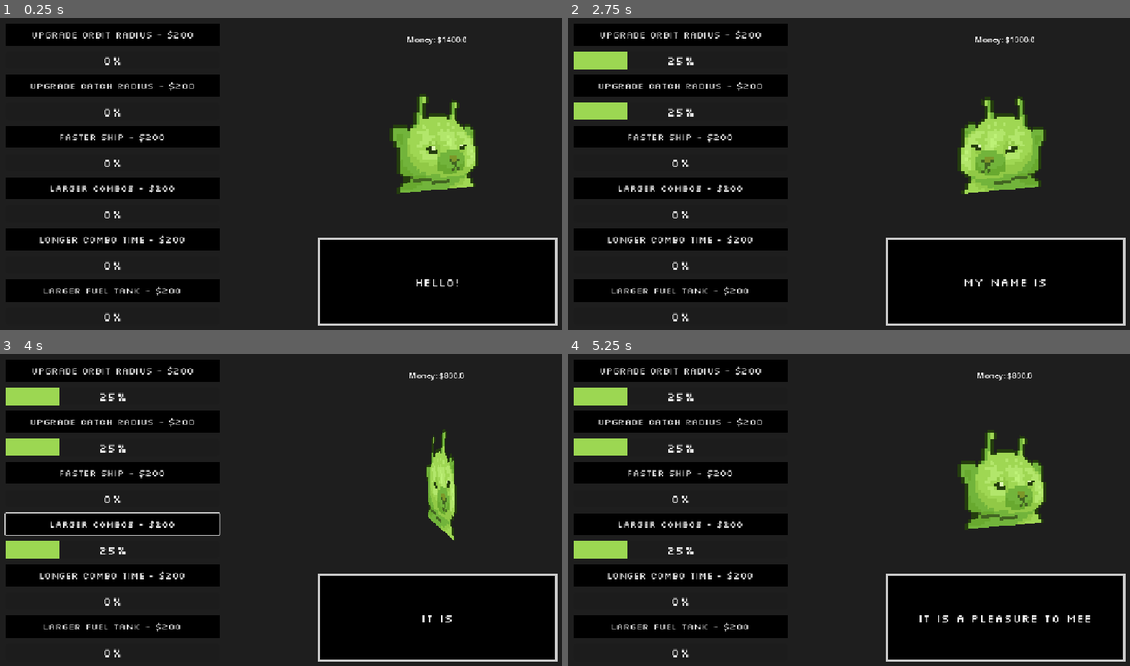
Above: before the commit, frames 1-4 (two rows, left to right).
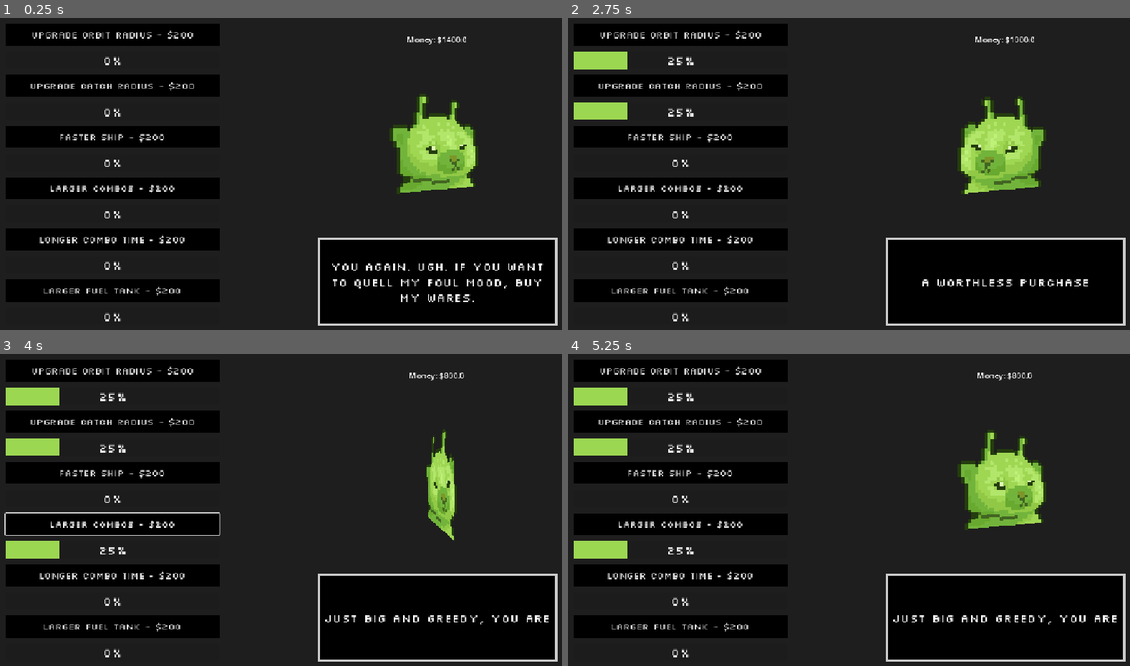
Above: after the commit, the same moments.

Repository: DudeNamedDarcy/CosmicJam2026
Game: Godot game, scene res://market/black_hole_market.tscn
Two runs of this game, one before a commit and one after it. Both use one fixed random seed, a clock stepped at 60 frames per second and the inputs below. This scene is started directly instead of the project's main scene. Sound files missing from this copy of the repository are replaced by a short silence.
Inputs (mouse positions are in pixels of both pictures, inside the frame that each line leads up to):
- Up to frame 1 (0.25 s): no input
- Up to frame 2 (2.75 s): click "Upgrade Orbit Radius - $200" at 0.5 s; click "Upgrade Catch Radius - $200" at 1.25 s; move the mouse to (972, 158) at 2.02 s; hold Right (ComboRight) from 2.03 s (still down); tap G (dialogue_next) at 2.1 s; click (972, 158) at 2.17 s
- Up to frame 3 (4 s): move the mouse to (162, 525) at 2.77 s; release Right (ComboRight) at 2.78 s; hold Down (ComboDown) 2.78-3.53 s; click (162, 525) at 2.85 s; tap G (dialogue_next) at 3.05, 3.6 s; move the mouse to (337, 441) at 3.52 s; hold Right (ComboRight) from 3.53 s (still down)
- Up to frame 4 (5.25 s): move the mouse to (815, 575) at 4.27 s; release Right (ComboRight) at 4.28 s; hold Up (ComboUp) 4.28-5.03 s; tap G (dialogue_next) at 4.35 s; click (815, 575) at 4.42 s; move the mouse to (1017, 559) at 5.02 s; press the mouse at (1017, 559) at 5.03 s; hold Left (ComboLeft) from 5.03 s (still down)

The runs differ from the first frame. In frame 1, 0.9% of the frame differs, in the area x 59-97%, y 78-92%; in frame 2, 0.4%; in frame 3, 0.4%; in frame 4, 0.5%.

Commit message:
Implementing Dialogue Options to Market (start)

Diff:
--- a/dialogue/dialogue_box.gd
+++ b/dialogue/dialogue_box.gd
@@ -6,34 +6,35 @@
 #@onready var button: Button = $Button
 @onready var audio_stream_player: AudioStreamPlayer = %AudioStreamPlayer
 
-var dialogue: Array[String] = ["Hello!",
-"My name is Simon!",
-"It is a pleasure to meet you!",
+var dialogue: Array[String] = ["Test1",
+"Test2Test2",
+"Test3Test3Test3",
 ]
 
 var current_dialogue_index = 0
 
 var text_done: bool = false
+var doing_one_shot: bool = false
 
 # Called when the node enters the scene tree for the first time.
 func _ready() -> void:
-	_show_text()
+	show_text(dialogue)
 	#button.pressed.connect(_advance)
+	pass
 
 
 # Called every frame. 'delta' is the elapsed time since the previous frame.
 func _process(delta: float) -> void:
-	if Input.is_action_just_pressed("dialogue_next") and current_dialogue_index < dialogue.size():
+	if Input.is_action_just_pressed("dialogue_next") and current_dialogue_index < dialogue.size() and doing_one_shot == false:
 		if text_done:
 			print("next!")
-			_advance()
+			_advance(dialogue)
 
 
-
-func _show_text() -> void:
+func show_text(array: Array[String]) -> void:
 	text_done = false
 	rich_text_label.visible_ratio = 0
-	var current_text = dialogue[current_dialogue_index]
+	var current_text = array[current_dialogue_index]
 	rich_text_label.text = current_text
 	var tween_duration: float = current_text.length() / 10
 	var sound_offset = audio_stream_player.stream.get_length() - tween_duration #so sound doesn't cut off
@@ -47,9 +48,10 @@
 func _text_is_done() -> void:
 	text_done = true
 
-func _advance() -> void:
+
+func _advance(array: Array[String]) -> void:
 	current_dialogue_index += 1
 	if current_dialogue_index == dialogue.size():
 		return
 	else:
-		_show_text()
+		show_text(array)
--- /dev/null
+++ b/glorp/glorp_starship.gd
@@ -0,0 +1,11 @@
+extends Node2D
+
+
+# Called when the node enters the scene tree for the first time.
+func _ready() -> void:
+	pass # Replace with function body.
+
+
+# Called every frame. 'delta' is the elapsed time since the previous frame.
+func _process(delta: float) -> void:
+	pass
--- /dev/null
+++ b/glorp/glorp_starship.tscn
@@ -0,0 +1,29 @@
+[gd_scene format=3 uid="uid://bvboagsrhp2c7"]
+
+[ext_resource type="Script" uid="uid://b65ugcwrx4434" path="res://glorp/glorp_starship.gd" id="1_i1ns5"]
+[ext_resource type="Texture2D" uid="uid://lgvcj031rd7t" path="res://icon.svg" id="1_qkx32"]
+
+[sub_resource type="SpriteFrames" id="SpriteFrames_768q2"]
+animations = [{
+"frames": [{
+"duration": 1.0,
+"texture": ExtResource("1_qkx32")
+}],
+"loop": 1,
+"name": &"default",
+"speed": 5.0
+}]
+
+[sub_resource type="CircleShape2D" id="CircleShape2D_768q2"]
+radius = 167.36188
+
+[node name="GlorpStarship" type="Node2D" unique_id=1172553172]
+script = ExtResource("1_i1ns5")
+
+[node name="AnimatedSprite2D" type="AnimatedSprite2D" parent="." unique_id=1943480814]
+sprite_frames = SubResource("SpriteFrames_768q2")
+
+[node name="Area2D" type="Area2D" parent="." unique_id=937238418]
+
+[node name="CollisionShape2D" type="CollisionShape2D" parent="Area2D" unique_id=624480608]
+shape = SubResource("CircleShape2D_768q2")
--- a/market/black_hole_market.gd
+++ b/market/black_hole_market.gd
@@ -18,6 +18,7 @@
 
 @onready var cha_ching_audio_stream_player: AudioStreamPlayer = $ChaChingAudioStreamPlayer
 @onready var no_money_stream_player: AudioStreamPlayer = $NoMoneyStreamPlayer
+@onready var dialogue_box: Control = $DialogueBox
 
 
 #Shoutout to Gwizz for the tutorial on subViewportContainers:
@@ -26,14 +27,32 @@
 #And Mostly Mad Productions + Google AI for transparency on 3D scenes and SubViewports:
 #https://www.youtube.com/watch?v=6JgycHywKXA
 
+var intro_dialogue: Array[String] = ["You again. Ugh. If you want to quell my foul mood, buy my Wares.",
+"I am Glorp of the Celestial Mob, and you will buy my Wares.",
+"Now I have become Glorp, the seller of Wares.",
+"Welcome to the BlackHole market. Prepare to Purchase my Wares.",
+"You are truly an insatiable fellow."
+]
+
+var purchase_dialogue: Array[String] = ["Finally!",
+"Good boy",
+"Holy mackerel! Took you long enough!",
+"A worthless purchase",
+"Just big and greedy, you are"
+]
+
 var totalMoney = (ScoreAndUpgrades.money)
 
 var out_of_money_bool = true
 
+
+
 # Called when the node enters the scene tree for the first time.
 func _ready() -> void:
 	warning_label.text = ""
-
+	var chosen_index: int = randi_range(0, len(intro_dialogue) -1)
+	dialogue_box.dialogue = intro_dialogue.slice(chosen_index, (chosen_index+1))
+	dialogue_box.show_text(dialogue_box.dialogue)
 
 # Called every frame. 'delta' is the elapsed time since the previous frame.
 func _process(delta: float) -> void:
@@ -68,6 +87,7 @@
 
 func _handle_money(given_progress_bar: ProgressBar, moneyAmount:int, given_button: Button):
 	if totalMoney >= moneyAmount and given_progress_bar.value < 100:
+		activate_buy_dialogue()
 		print("enough money!")
 		totalMoney -= moneyAmount
 		given_progress_bar.value += 25
@@ -79,3 +99,8 @@
 			_out_of_money()
 	else:
 		return
+
+func activate_buy_dialogue() -> void:
+	var chosen_index: int = randi_range(0, len(purchase_dialogue) -1)
+	dialogue_box.dialogue = purchase_dialogue.slice(chosen_index, (chosen_index+1))
+	dialogue_box.show_text(dialogue_box.dialogue)
Not shown, added: glorp/glorp_starship.gd.uid
